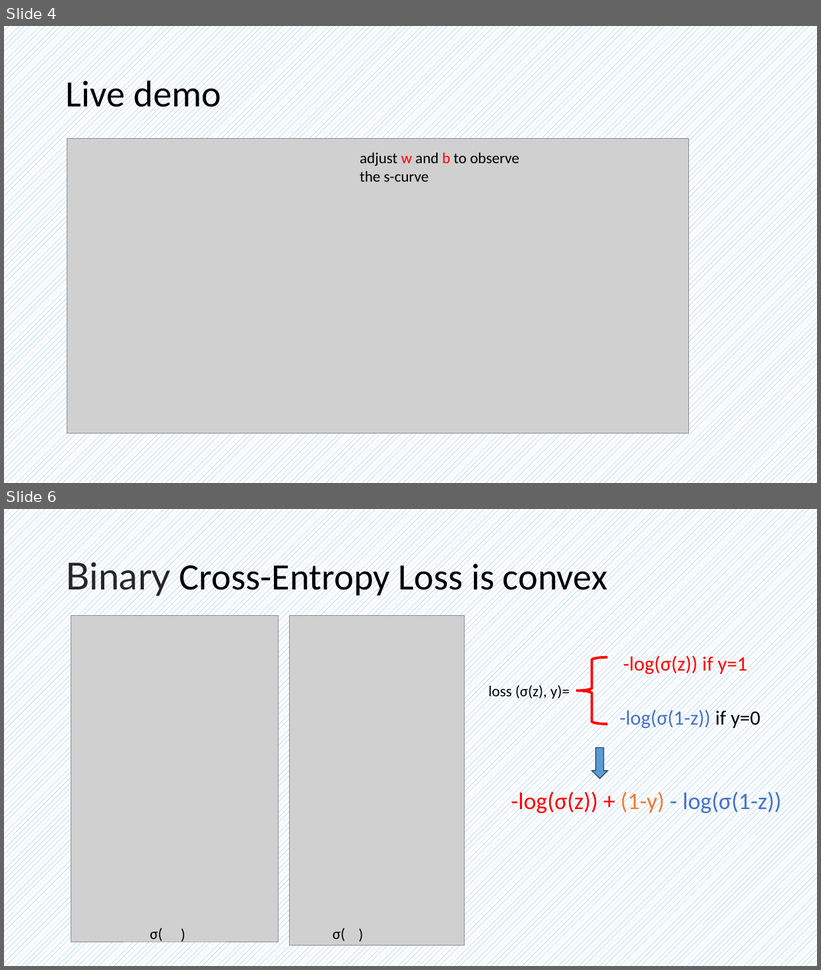
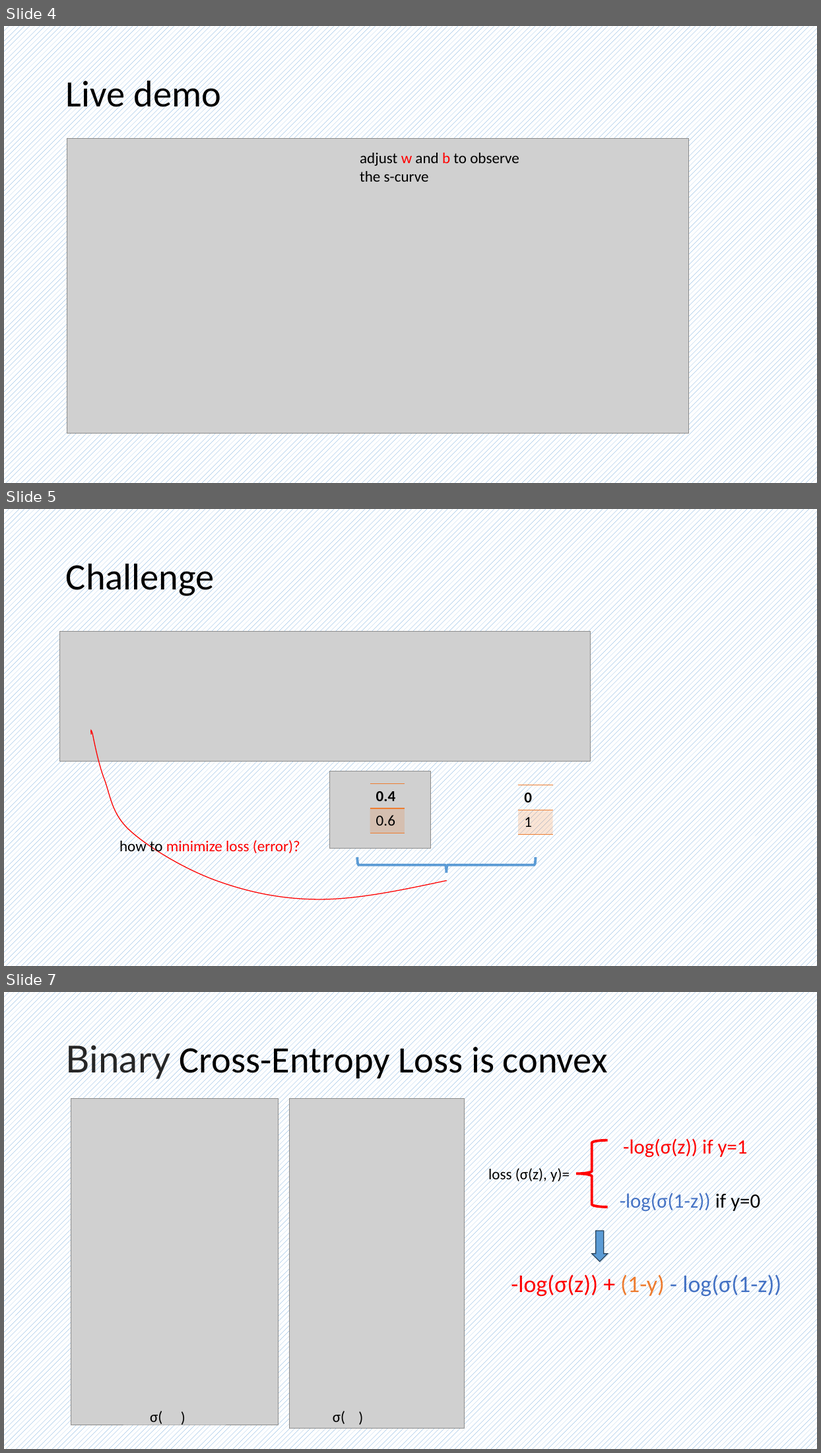
Before and after one commit to frankwxu/AI4DigitalForensics, a slide deck: lectures/05_binary_classification_1_to_1/binary_classification.pptx. Shown one above the other, each under a label of ours: slides 4 and 6 before the commit, slides 4, 5 and 7 after it; the slides between them are not shown. The pictures are 821x970 and 821x1453 pixels, drawn with LibreOffice and Linux fonts; fonts in the diff are those of the drawing; grey boxes stand for pictures; background and template pictures are left out. Boxes give left, top, right and bottom in pixels: in the first picture for what was removed or moved away, otherwise in the second. Text is boxed around its words. In the diff, an @@ line names an element or a change of style, - is before the commit and + after.

```diff
--- a/lectures/05_binary_classification_1_to_1/binary_classification.pptx
+++ b/lectures/05_binary_classification_1_to_1/binary_classification.pptx
@@ slide 5 added at <box>4,509,817,966</box>, background pattern #5B9BD5 on #FFFFFF @@
@@ title added at <box>66,558,215,598</box>, 44 pt, text #000000 @@
+Challenge
@@ picture added at <box>60,632,590,762</box> @@
@@ freeform shape added at <box>91,730,447,900</box>, outline #FF0000 1 pt @@
@@ picture added at <box>330,772,431,849</box> @@
@@ table added at <box>370,784,405,834</box>, 2 rows, 1 columns @@
+0.4
+0.6
@@ table added at <box>518,786,553,835</box>, 2 rows, 1 columns @@
+0
+1
@@ text added at <box>120,838,300,855</box>, 18 pt, text #FF0000 @@
+how to minimize loss (error)?
@@ left brace added at <box>358,857,536,873</box>, outline #5B9BD5 3 pt @@
@@ what was slide 6 is now slide 7 @@
```
Also in this commit, not shown: 2 slides changed, 6 other files.
